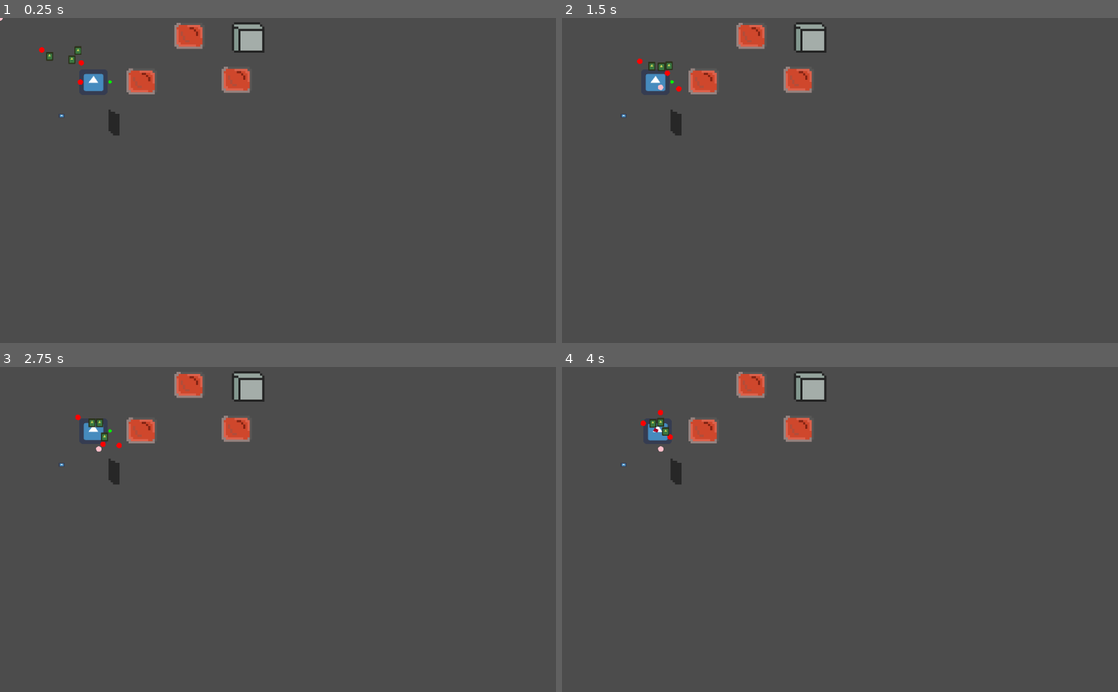
Above: before the commit, frames 1-4 (two rows, left to right).
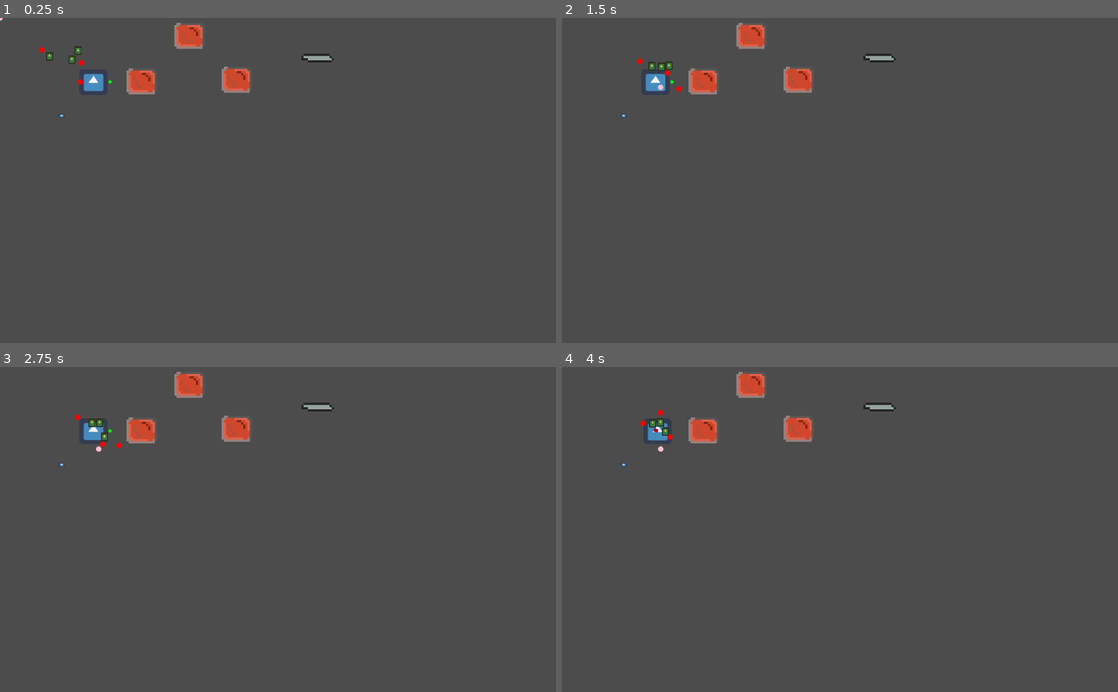
Above: after the commit, the same moments.

Repository: Cartogy/GWJ24
Game: Godot game, scene res://Levels/example_level.tscn
The game is run twice, just before and just after one commit, with the same random seed, the same clock (stepped at 60 frames per second) and the same inputs. The project has no main scene, so this scene is started directly. The engine's default icon, where the game draws it, is replaced by a stand-in: a white triangle on a blue panel in a dark square.
Inputs (mouse positions are in pixels of both pictures, inside the frame that each line leads up to):
- Up to frame 1 (0.25 s): no input
- Up to frame 2 (1.5 s): move the mouse to (962, 164) at 0.52 s; hold Right (ui_right) 0.53-1.28 s; hold T (chick_cmd) 0.53-1.28 s; move the mouse to (728, 196) at 1.27 s; hold Down (ui_down) from 1.28 s (still down); tap R (drop_item) at 1.35 s
- Up to frame 3 (2.75 s): move the mouse to (333, 458) at 2.02 s; release Down (ui_down) at 2.03 s; hold Right (ui_right) from 2.03 s (still down); hold G (duck_cmd) from 2.03 s (still down)
- Up to frame 4 (4 s): tap Enter at 2.75 s; move the mouse to (812, 594) at 2.77 s; release Right (ui_right) at 2.78 s; release G (duck_cmd) at 2.78 s; hold Up (ui_up) 2.78-3.53 s; tap M (follow_cmd) at 2.85 s; move the mouse to (1006, 578) at 3.52 s; press the mouse at (1006, 578) at 3.53 s; hold Left (ui_left) from 3.53 s (still down)

The runs differ from the first frame. In frame 1, 0.7% of the frame differs, in the area x 19-60%, y 1-37%; in frame 2, 0.7%; in frame 3, 0.8%; in frame 4, 0.8%, in the area x 14-60%, y 1-37%.

Commit message:
Create new Effect Object system

Diff:
--- a/Levels/example_level.tscn
+++ b/Levels/example_level.tscn
@@ -1,12 +1,11 @@
-[gd_scene load_steps=8 format=2]
+[gd_scene load_steps=7 format=2]
 
 [ext_resource path="res://Scenes/DuckChickControl.tscn" type="PackedScene" id=1]
 [ext_resource path="res://Scenes/Switch/Switch.tscn" type="PackedScene" id=2]
-[ext_resource path="res://Scenes/Effects/Door/DoorEffect.tscn" type="PackedScene" id=3]
 [ext_resource path="res://Scenes/ItemManager/ItemManager.tscn" type="PackedScene" id=4]
 [ext_resource path="res://Scenes/Items/Lock/Lock.tscn" type="PackedScene" id=5]
 [ext_resource path="res://Scenes/Effects/LockEffects/Lock_test.tscn" type="PackedScene" id=6]
-[ext_resource path="res://Scenes/Effects/Barrier/BarrierEffect.tscn" type="PackedScene" id=7]
+[ext_resource path="res://Scenes/Effects/Barrier/Barrier_Effect_3.tscn" type="PackedScene" id=8]
 
 [node name="ExampleLevel" type="Node2D"]
 
@@ -28,11 +27,6 @@
 [node name="Data" parent="DuckChickController/PlayerController" index="0"]
 duck_dettached_speed = 150.0
 
-[node name="DoorEffect" parent="." instance=ExtResource( 3 )]
-position = Vector2( 207.568, 184.875 )
-scale = Vector2( 4, 4 )
-switch_path = NodePath("../Switch")
-
 [node name="ItemManager" parent="." instance=ExtResource( 4 )]
 
 [node name="Item" parent="." instance=ExtResource( 5 )]
@@ -43,9 +37,12 @@
 position = Vector2( 453.845, 205.565 )
 key_path = NodePath("../Item")
 
-[node name="BarrierEffect" parent="." instance=ExtResource( 7 )]
-position = Vector2( 455.249, 31.6269 )
+[node name="Barrier_Effect_3" parent="." instance=ExtResource( 8 )]
+position = Vector2( 582.656, 50.2046 )
 scale = Vector2( 4, 4 )
+start_effect = "Open"
+on_effect = "Close"
+off_effect = "Open"
 switch_path = [ NodePath("../Switch0_Barrier"), NodePath("../Switch1_Barrier") ]
 [connection signal="change_item_entity" from="DuckChickController/PlayerController" to="ItemManager" method="_on_PlayerController_change_item_entity"]
 [connection signal="unlocking" from="DuckChickController/PlayerController" to="ItemManager" method="_on_PlayerController_unlocking"]
--- a/Scenes/Effects/Barrier/BarrierEffect.tscn
+++ /dev/null
@@ -1,34 +0,0 @@
-[gd_scene load_steps=6 format=2]
-
-[ext_resource path="res://Scenes/Effects/Barrier/barrier_effect.gd" type="Script" id=1]
-[ext_resource path="res://Textures/Barrier/barrier_open.png" type="Texture" id=2]
-[ext_resource path="res://Textures/Barrier/barrier_closed.png" type="Texture" id=3]
-
-[sub_resource type="RectangleShape2D" id=1]
-extents = Vector2( 7.43383, 6.92299 )
-
-[sub_resource type="SpriteFrames" id=2]
-animations = [ {
-"frames": [ ExtResource( 2 ) ],
-"loop": true,
-"name": "close",
-"speed": 5.0
-}, {
-"frames": [ ExtResource( 3 ) ],
-"loop": true,
-"name": "open",
-"speed": 5.0
-} ]
-
-[node name="Node2D" type="Node2D"]
-script = ExtResource( 1 )
-
-[node name="StaticBody2D" type="StaticBody2D" parent="."]
-
-[node name="CollisionShape2D" type="CollisionShape2D" parent="StaticBody2D"]
-position = Vector2( 0.662163, 0.860813 )
-shape = SubResource( 1 )
-
-[node name="AnimatedSprite" type="AnimatedSprite" parent="."]
-frames = SubResource( 2 )
-animation = "close"
--- /dev/null
+++ b/Scenes/Effects/Barrier/Barrier_Effect_3.tscn
@@ -0,0 +1,49 @@
+[gd_scene load_steps=8 format=2]
+
+[ext_resource path="res://Scenes/Effects/effect_multiple.gd" type="Script" id=1]
+[ext_resource path="res://Scenes/Effects/Barrier/effect_node_open.gd" type="Script" id=2]
+[ext_resource path="res://Scenes/Effects/Barrier/effect_node_close.gd" type="Script" id=3]
+[ext_resource path="res://Textures/Barrier/barrier_closed.png" type="Texture" id=4]
+[ext_resource path="res://Textures/Barrier/barrier_open.png" type="Texture" id=5]
+
+[sub_resource type="SpriteFrames" id=1]
+animations = [ {
+"frames": [ ExtResource( 4 ) ],
+"loop": true,
+"name": "close",
+"speed": 5.0
+}, {
+"frames": [ ExtResource( 5 ) ],
+"loop": true,
+"name": "open",
+"speed": 5.0
+} ]
+
+[sub_resource type="RectangleShape2D" id=2]
+extents = Vector2( 7.49199, 7.04427 )
+
+[node name="Barrier_Effect_3" type="Node2D"]
+script = ExtResource( 1 )
+start_effect = "Close"
+on_effect = "Open"
+off_effect = "Close"
+
+[node name="Effects" type="Node" parent="."]
+
+[node name="Effect_Close" type="Node" parent="Effects"]
+script = ExtResource( 3 )
+effect_node_name = "Close"
+
+[node name="Effect_Open" type="Node" parent="Effects"]
+script = ExtResource( 2 )
+effect_node_name = "Open"
+
+[node name="AnimatedSprite" type="AnimatedSprite" parent="."]
+frames = SubResource( 1 )
+animation = "close"
+
+[node name="StaticBody2D" type="StaticBody2D" parent="."]
+
+[node name="CollisionShape2D" type="CollisionShape2D" parent="StaticBody2D"]
+position = Vector2( 0.44545, 1.00226 )
+shape = SubResource( 2 )
--- a/Scenes/Effects/Barrier/barrier_effect.gd
+++ /dev/null
@@ -1,13 +0,0 @@
-extends "../effect_multiple.gd"
-
-# Called when the node enters the scene tree for the first time.
-func _ready():
-	pass # Replace with function body.
-
-func apply_effect_when_on():
-	$StaticBody2D/CollisionShape2D.set_deferred("disabled", true)
-	$AnimatedSprite.play("open")
-
-func apply_effect_when_off():
-	$StaticBody2D/CollisionShape2D.set_deferred("disabled", false)
-	$AnimatedSprite.play("close")
--- /dev/null
+++ b/Scenes/Effects/Barrier/effect_node_close.gd
@@ -0,0 +1,6 @@
+extends "../effect_node.gd"
+
+
+func play_effect():
+	parent.get_node("StaticBody2D").get_node("CollisionShape2D").set_deferred("disabled", false)
+	parent.get_node("AnimatedSprite").play("close")
--- /dev/null
+++ b/Scenes/Effects/Barrier/effect_node_open.gd
@@ -0,0 +1,6 @@
+extends "../effect_node.gd"
+
+
+func play_effect():
+	parent.get_node("StaticBody2D").get_node("CollisionShape2D").set_deferred("disabled", true)
+	parent.get_node("AnimatedSprite").play("open")
--- a/Scenes/Effects/Door/DoorEffect.tscn
+++ /dev/null
@@ -1,37 +0,0 @@
-[gd_scene load_steps=6 format=2]
-
-[ext_resource path="res://Scenes/Effects/Door/door_effect.gd" type="Script" id=1]
-[ext_resource path="res://Textures/Door/door_open.png" type="Texture" id=2]
-[ext_resource path="res://Textures/Door/door_closed.png" type="Texture" id=3]
-
-[sub_resource type="SpriteFrames" id=1]
-animations = [ {
-"frames": [ ExtResource( 3 ) ],
-"loop": true,
-"name": "Closed",
-"speed": 5.0
-}, {
-"frames": [ ExtResource( 2 ) ],
-"loop": true,
-"name": "Open",
-"speed": 5.0
-} ]
-
-[sub_resource type="RectangleShape2D" id=2]
-extents = Vector2( 2.4891, 6.02407 )
-
-[node name="DoorEffect" type="Node2D"]
-script = ExtResource( 1 )
-__meta__ = {
-"_edit_group_": true
-}
-
-[node name="AnimatedSprite" type="AnimatedSprite" parent="."]
-frames = SubResource( 1 )
-animation = "Closed"
-
-[node name="Area2D" type="Area2D" parent="."]
-
-[node name="CollisionShape2D" type="CollisionShape2D" parent="Area2D"]
-position = Vector2( 0.496063, 1.98425 )
-shape = SubResource( 2 )
--- a/Scenes/Effects/Door/door_effect.gd
+++ /dev/null
@@ -1,17 +0,0 @@
-extends "../effect_single.gd"
-
-
-# Called when the node enters the scene tree for the first time.
-#func _ready():
-#	pass # Replace with function body.
-
-func _ready():
-	._ready()
-
-func apply_effect_when_on():
-	$AnimatedSprite.play("Open")
-	$Area2D/CollisionShape2D.disabled = true
-
-func apply_effect_when_off():
-	$Area2D/CollisionShape2D.disabled = false
-	$AnimatedSprite.play("Closed")
--- /dev/null
+++ b/Scenes/Effects/Effect.tscn
@@ -0,0 +1,15 @@
+[gd_scene load_steps=3 format=2]
+
+[ext_resource path="res://Scenes/Effects/effect_node.gd" type="Script" id=1]
+[ext_resource path="res://Scenes/Effects/effect.gd" type="Script" id=2]
+
+[node name="Effect" type="Node2D"]
+script = ExtResource( 2 )
+
+[node name="EffectManager" type="Node2D" parent="."]
+
+[node name="EffectNode_0" type="Node" parent="EffectManager"]
+script = ExtResource( 1 )
+
+[node name="EffectNode_1" type="Node" parent="EffectManager"]
+script = ExtResource( 1 )
--- a/Scenes/Effects/effect.gd
+++ b/Scenes/Effects/effect.gd
@@ -1,16 +1,36 @@
-extends Node
+extends Node2D
+
+class_name Effect
 
 enum State { ACTIVATED, DEACTIVATED }
 var state
 
+export (String) var start_effect
+export (String) var on_effect
+export (String) var off_effect
+
+var effects_available = {}
+
+func _ready():
+	print(get_child_count())
+	for names in get_children():
+		print(names)
+	for effect in get_child(0).get_children():
+		effects_available[effect.effect_node_name] = effect
+		print(effect.effect_node_name)
+	effects_available[start_effect].play_effect()
+
 func apply_effect_when_on():
-	pass
+	effects_available[on_effect].play_effect()
 
 func apply_effect_when_off():
-	pass
+	effects_available[off_effect].play_effect()
 
 func switch_activated():
 	pass
 
 func switch_deactivated():
 	pass
+
+func _on_EffectNode_add(name, effect_node):
+	effects_available[name] = effect_node
--- a/Scenes/Effects/effect_multiple.gd
+++ b/Scenes/Effects/effect_multiple.gd
@@ -19,11 +19,6 @@
 		index += 1
 	total_switches = index
 
-func apply_effect_when_on():
-	pass
-
-func apply_effect_when_off():
-	pass
 
 func switch_activated():
 	current_switches_on += 1
--- /dev/null
+++ b/Scenes/Effects/effect_node.gd
@@ -0,0 +1,18 @@
+extends Node
+
+class_name EffectNode
+
+export (String) var effect_node_name
+
+
+var parent
+
+func _ready():
+	parent = get_owner()
+	print(parent.name)
+
+func play_effect():
+	pass
+
+func get_effect_node_name():
+	return effect_node_name
--- a/Scenes/Effects/effect_single.gd
+++ b/Scenes/Effects/effect_single.gd
@@ -12,11 +12,6 @@
 	switch_for_effect = get_node(switch_path)
 	switch_for_effect.set_effect(self)
 
-func apply_effect_when_on():
-	pass
-
-func apply_effect_when_off():
-	pass
 
 func switch_activated():
 	state = State.ACTIVATED
--- a/project.godot
+++ b/project.godot
@@ -29,6 +29,16 @@
 "language": "GDScript",
 "path": "res://Scenes/Duck/duck.gd"
 }, {
+"base": "Node2D",
+"class": "Effect",
+"language": "GDScript",
+"path": "res://Scenes/Effects/effect.gd"
+}, {
+"base": "Node",
+"class": "EffectNode",
+"language": "GDScript",
+"path": "res://Scenes/Effects/effect_node.gd"
+}, {
 "base": "Node",
 "class": "Item",
 "language": "GDScript",
@@ -54,6 +64,8 @@
 "Box": "",
 "Chick": "",
 "Duck": "",
+"Effect": "",
+"EffectNode": "",
 "Item": "",
 "Lock": "",
 "Switch": "",
Binary file changed: Textures/Barrier/barrier_closed.png
Binary file changed: Textures/Barrier/barrier_open.png
